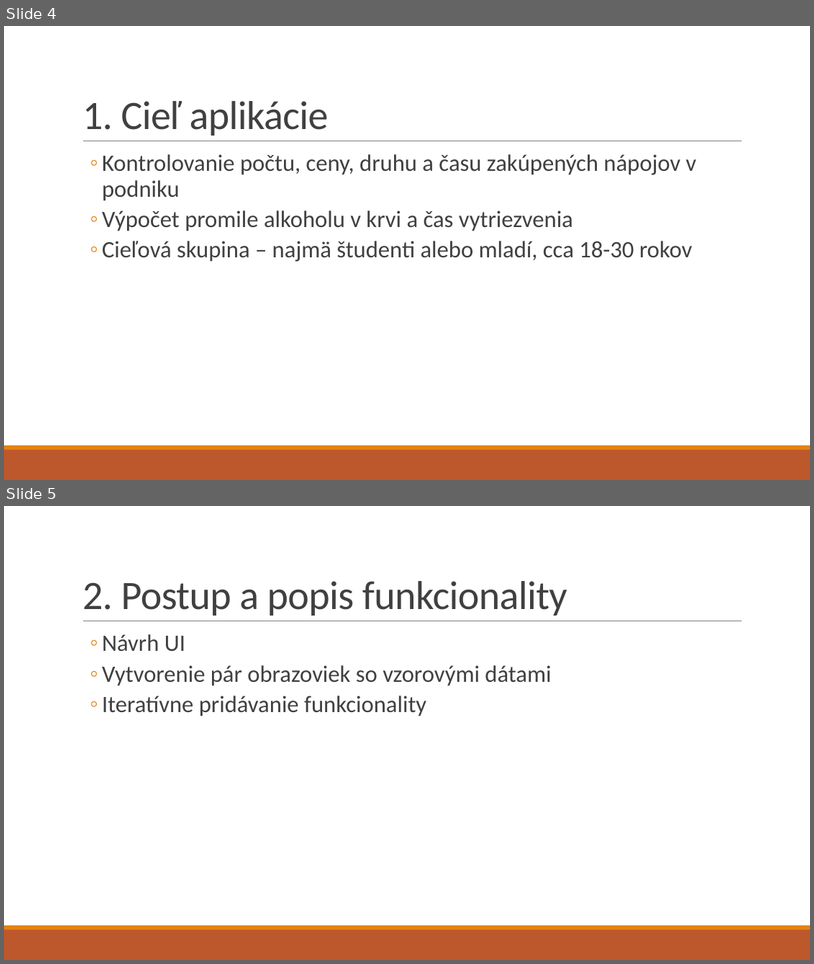
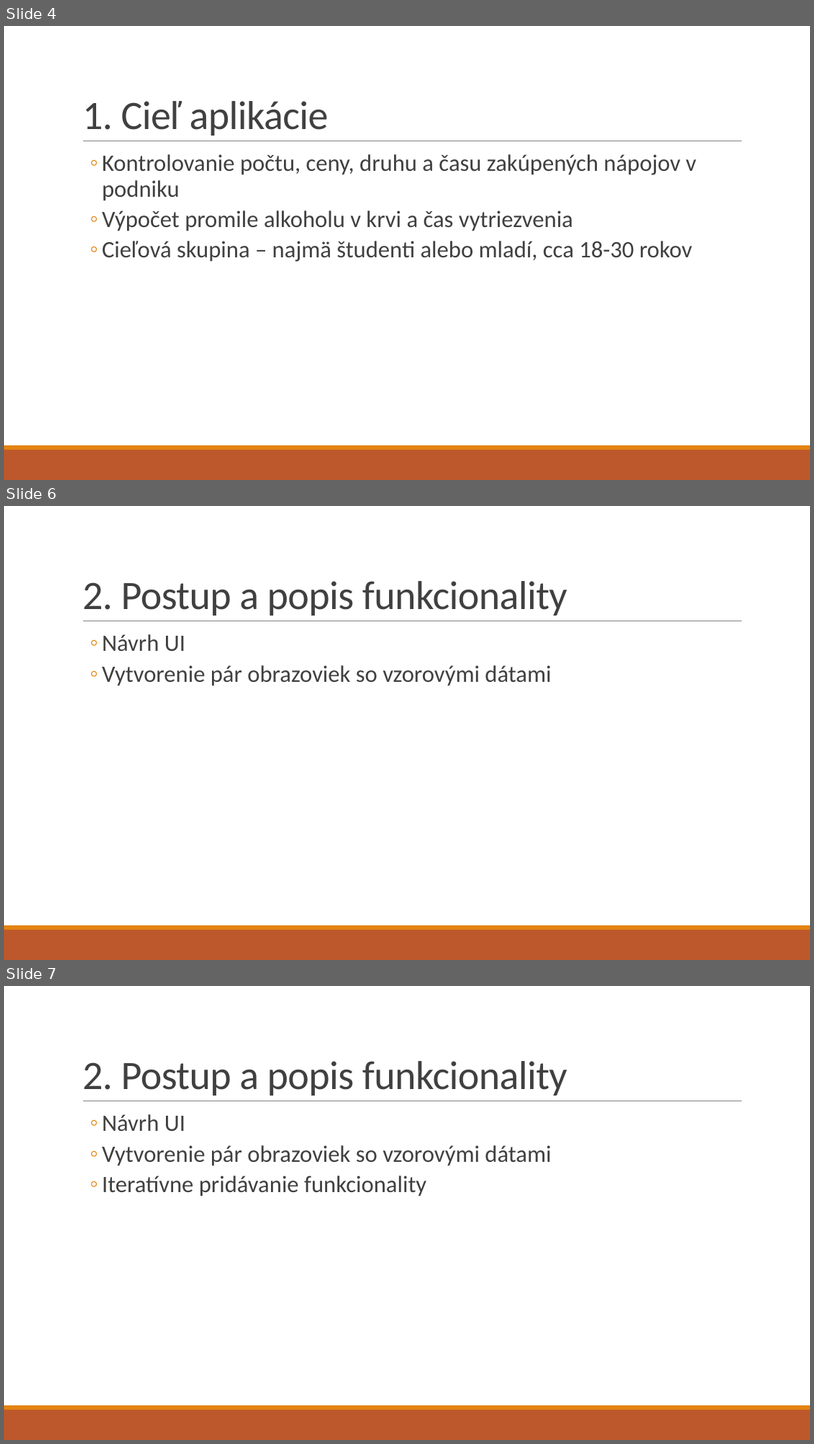
Before and after one commit to rtrembecky/drink_tracker, a slide deck: Presentation/Drink Tracker.pptx. Shown one above the other, each under a label of ours: slides 4 and 5 before the commit, slides 4, 6 and 7 after it; the slides between them are not shown. The pictures are 814x964 and 814x1444 pixels, drawn with LibreOffice and Linux fonts; fonts in the diff are those of the drawing. Boxes give left, top, right and bottom in pixels: in the first picture for what was removed or moved away, otherwise in the second. Text is boxed around its words. In the diff, an @@ line names an element or a change of style, - is before the commit and + after.

```diff
--- a/Presentation/Drink Tracker.pptx
+++ b/Presentation/Drink Tracker.pptx
@@ slide 6 added at bbox=[4, 506, 810, 960], background #FFFFFF; not listed: 3 template elements that a slide beside it also shows @@
@@ title added at bbox=[82, 581, 568, 615], 48 pt, text #404040 @@
+2. Postup a popis funkcionality
@@ text added at bbox=[102, 634, 551, 686], 28 pt, text #404040 @@
+  ◦ Návrh UI
+  ◦ Vytvorenie pár obrazoviek so vzorovými dátami
@@ what was slide 5 is now slide 7 @@
```
Also in this commit, not shown: 2 other slides added.
